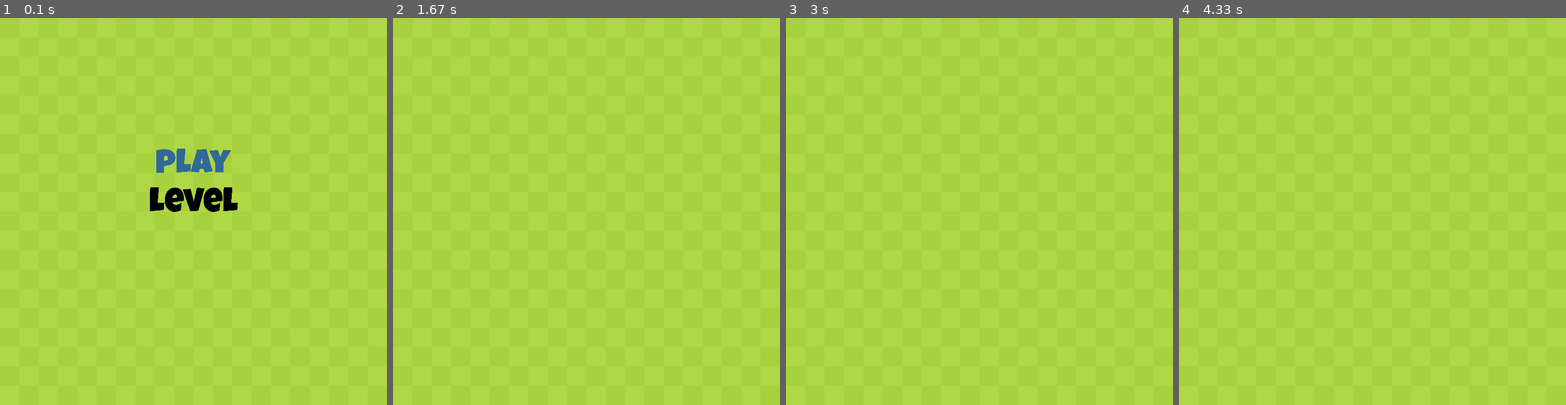
Above: before the commit, frames 1-4 (left to right).
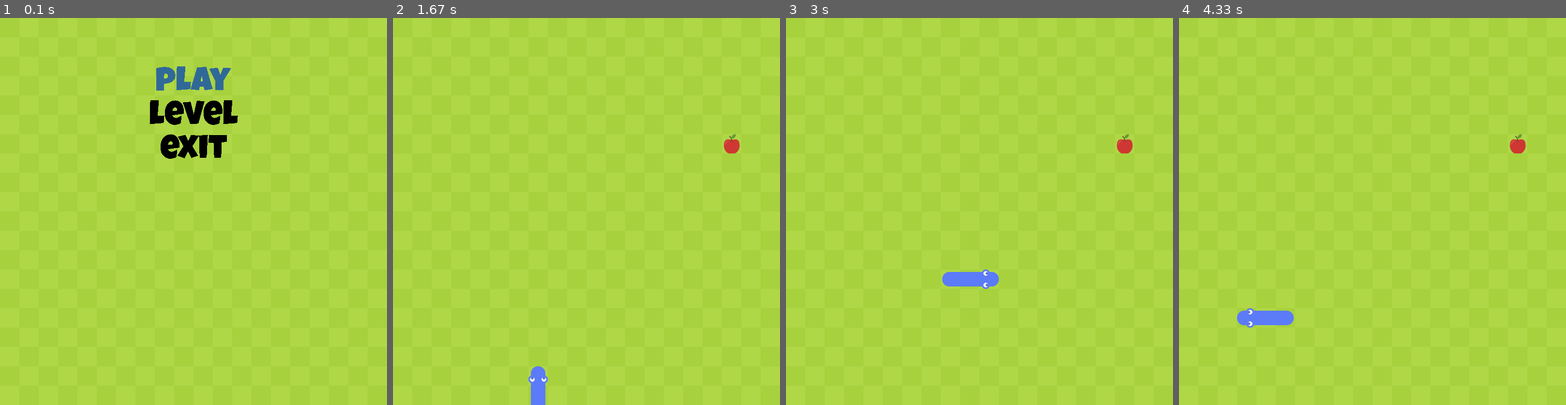
Above: after the commit, the same moments.

Repository: atioi/Snake-Game
Game: pygame game, started from app.py
Two runs of this game, one before a commit and one after it. Both use one fixed random seed, a clock stepped at 60 frames per second and the inputs below.
Inputs:
- Up to frame 1 (0.1 s): no input
- Up to frame 2 (1.67 s): tap Enter at 0.33 s; hold Esc 0.67-1.13 s; hold Up 0.67-1.13 s; hold Esc 1.17-1.63 s; hold Up 1.17-1.63 s
- Up to frame 3 (3 s): tap Enter at 1.67 s; hold Right 2.5-2.97 s
- Up to frame 4 (4.33 s): hold Left 3-3.53 s; hold Down 3.57-3.87 s; hold Left 3.9-4.3 s

The runs differ from the first frame. In frame 1, 4.0% of the frame differs, in the area x 38-62%, y 12-51%; in frame 2, 0.5%; in frame 3, 0.7%; in frame 4, 0.7%.

Commit message:
Almost ready.

Diff:
--- a/app.py
+++ b/app.py
@@ -3,8 +3,8 @@
 import pygame
 import pygame.transform
 
+from game import Game
 from menu import Menu
-from snake import Snake
 
 colors = {
     'board_color_1': (175, 215, 70),
@@ -13,32 +13,24 @@
     'menu_color': (0, 0, 0)
 }
 
+fonts = {
+    'menu': './fonts/LuckiestGuy-Regular.ttf'
+}
 
 class App:
     def __init__(self):
+        # App dimensions
         self.__cell_number = 20
         self.__cell_size = 40
-        self.snake = Snake(self.__cell_size)
-        self.level = 'easy'
+
+        # App state
         self.__state = 'menu'
-        self.__menu = self.create_menu()
-        self.__submenu = self.create_submenu()
+        self.game = Game(self.__cell_size, self.__cell_number)
 
-    def draw_background(self, surface):
-        surface.fill(colors['board_color_1'])
-        for row in range(self.__cell_number):
-            if row % 2 == 0:
-                for col in range(self.__cell_number):
-                    if col % 2 == 0:
-                        grass_rect = pygame.Rect(col * self.__cell_size, row * self.__cell_size, self.__cell_size,
-                                                 self.__cell_size)
-                        pygame.draw.rect(surface, colors['board_color_2'], grass_rect)
-            else:
-                for col in range(self.__cell_number):
-                    if col % 2 != 0:
-                        grass_rect = pygame.Rect(col * self.__cell_size, row * self.__cell_size, self.__cell_size,
-                                                 self.__cell_size)
-                        pygame.draw.rect(surface, colors['board_color_2'], grass_rect)
+        #  Menu and submenus
+        self.__menu = self.menu()
+        self.__submenu = self.submenu()
+        self.__pausemenu = self.pausemenu()
 
     def set_state(self, state: str):
         """
@@ -49,51 +41,70 @@
         self.__state = state
 
     def set_level(self, level):
-        self.level = 'easy'
+        """
+        This function sets game level
+        :param level: game level (easy/medium/hard)
+        :return: None
+        """
+        self.game.set_level(level)
 
-    def create_menu(self):
+    def menu(self):
         """
-        This function creates menu using menu module.
-        :return: menu.Menu()
+        This function creates a main menu.
+        :return: Menu()
         """
-        menu = Menu()
+        return Menu().build([
+            ('play', lambda: self.play()),
+            ('level', lambda: self.set_state('level')),
+            ('exit', lambda: self.set_state('exit'))
+        ],
+            x=self.__cell_size * self.__cell_number / 2,
+            y_start=100,
+            y_step=70,
+            color=colors['menu_color'],
+            font_size=70,
+            font=fonts['menu'])
 
-        FONT = './fonts/LuckiestGuy-Regular.ttf'
-        FONT_SIZE = 70
-        COLOR = (0, 0, 0)
+    def submenu(self):
+        """
+        This function creates a submenu - the user interface to choose game level.
+        :return: Menu()
+        """
+        return Menu().build([
+            ('easy', lambda: self.game.set_level('easy')),
+            ('medium', lambda: self.game.set_level('medium')),
+            ('hard', lambda: self.game.set_level('hard'))
+        ],
+            x=self.__cell_size * self.__cell_number / 2,
+            y_start=100,
+            y_step=70,
+            color=colors['menu_color'],
+            font_size=70,
+            font=fonts['menu'])
 
-        menu.create_button('play', lambda: self.set_state('game'), COLOR, FONT_SIZE, FONT,
-                           (self.__cell_size * self.__cell_number / 2, 70 + 5 * self.__cell_size))
+    def pausemenu(self):
+        """
+        This function creates a pause menu - the menu when user clicks ESCAPE button.
+        :return: Menu()
+        """
+        return Menu().build([
+            ('resume', lambda: self.set_state('game')),
+            ('menu', lambda: self.set_state('menu')),
+            ('exit', lambda: self.set_state('exit'))
+        ],
+            x=self.__cell_size * self.__cell_number / 2,
+            y_start=100,
+            y_step=70,
+            color=colors['menu_color'],
+            font_size=70,
+            font=fonts['menu'])
 
-        menu.create_button('level', lambda: self.set_state('level'), COLOR, FONT_SIZE, FONT,
-                           (self.__cell_size * self.__cell_number / 2, 70 + 7 * self.__cell_size))
+    def play(self):
+        self.game.reset()
+        self.set_state('game')
 
-        return menu
-
-    def create_submenu(self):
-        """
-        This function creates menu using menu module.
-        :return: menu.Menu()
-        """
-        menu = Menu()
-
-        FONT = './fonts/LuckiestGuy-Regular.ttf'
-        FONT_SIZE = 70
-        COLOR = (0, 0, 0)
-
-        menu.create_button('easy', lambda: self.set_level('easy'), COLOR, FONT_SIZE, FONT,
-                           (self.__cell_size * self.__cell_number / 2, 70 + 4 * self.__cell_size))
-
-        menu.create_button('medium', lambda: self.set_level('medium'), COLOR, FONT_SIZE, FONT,
-                           (self.__cell_size * self.__cell_number / 2, 70 + 6 * self.__cell_size))
-
-        menu.create_button('hard', lambda: self.set_level('hard'), COLOR, FONT_SIZE, FONT,
-                           (self.__cell_size * self.__cell_number / 2, 70 + 8 * self.__cell_size))
-
-        return menu
-
-    def game(self, surface):
-        self.snake.draw_snake(surface)
+    def lose(self):
+        pass
 
     def window(self):
         """
@@ -111,47 +122,46 @@
 
         while True:
 
-            self.draw_background(screen)
+            self.game.draw_background(screen)
 
             for event in pygame.event.get():
                 if event.type == pygame.QUIT:
                     pygame.quit()
                     sys.exit()
+                elif self.__state == 'exit':
+                    pygame.quit()
+                    sys.exit()
 
                 if event.type == SCREEN_UPDATE:
-                    self.snake.move_snake()
+                    if self.__state == 'game':
+                        self.game.update()
 
                 if event.type == pygame.KEYDOWN:
-                    if event.key == pygame.K_RETURN:
-                        if self.__state == 'menu':
-                            self.__menu.click()
-                    elif event.key == pygame.K_DOWN:
-                        if self.__state == 'menu':
-                            self.__menu.down()
+                    if event.key == pygame.K_ESCAPE:
+                        if self.__state == 'game':
+                            self.set_state('pause')
                         elif self.__state == 'level':
-                            self.__submenu.down()
-                        elif self.__state == 'game':
-                            self.snake.down()
-                    elif event.key == pygame.K_UP:
-                        if self.__state == 'menu':
-                            self.__menu.up()
+                            self.set_state('menu')
+                        elif self.__state == 'pause':
+                            self.set_state('game')
+                    else:
+                        if self.__state == 'game':
+                            self.game.key_event(event.key)
+                        elif self.__state == 'menu':
+                            self.__menu.key_event(event.key)
                         elif self.__state == 'level':
-                            self.__submenu.up()
-                        elif self.__state == 'game':
-                            self.snake.up()
-                    elif event.key == pygame.K_RIGHT:
-                        if self.__state == 'game':
-                            self.snake.right()
-                    elif event.key == pygame.K_LEFT:
-                        if self.__state == 'game':
-                            self.snake.left()
+                            self.__submenu.key_event(event.key)
+                        elif self.__state == 'pause':
+                            self.__pausemenu.key_event(event.key)
 
             if self.__state == 'menu':
                 self.__menu.display(screen)
             elif self.__state == 'game':
-                self.game(screen)
+                self.game.draw(screen)
             elif self.__state == 'level':
                 self.__submenu.display(screen)
+            elif self.__state == 'pause':
+                self.__pausemenu.display(screen)
 
             pygame.display.update()
             clock.tick(60)
--- a/fruit.py
+++ b/fruit.py
@@ -13,7 +13,7 @@
         self.pos = Vector2(self.x, self.y)
         self.cell_size = cell_size
         self.cell_number = cell_number
-        self.icon = pygame.image.load(image_paths['fruit']).convert_alpha()
+        self.icon = pygame.image.load(image_paths['fruit'])
 
     def draw_fruit(self, surface):
         self.icon = pygame.transform.smoothscale(self.icon, (self.cell_size, self.cell_size))
--- /dev/null
+++ b/game.py
@@ -0,0 +1,109 @@
+import pygame
+
+from fruit import Fruit
+from snake import Snake
+
+colors = {
+    'board_color_1': (175, 215, 70),
+    'board_color_2': (167, 209, 61),
+    'snake_color': (48, 105, 152),
+    'menu_color': (0, 0, 0)
+}
+
+
+class Game:
+    def __init__(self, cell_size, cell_number, level='easy'):
+        self.__level = level
+        self.__cell_size = cell_size
+        self.__cell_number = cell_number
+        self.__snake = Snake(self.__cell_size)
+        self.__fruit = Fruit(self.__cell_size, self.__cell_number)
+        self.points = 0
+
+    def draw(self, surface):
+        self.__fruit.draw_fruit(surface)
+        self.__snake.draw_snake(surface)
+
+    def draw_background(self, surface):
+        surface.fill(colors['board_color_1'])
+        for row in range(self.__cell_number):
+            if row % 2 == 0:
+                for col in range(self.__cell_number):
+                    if col % 2 == 0:
+                        grass_rect = pygame.Rect(col * self.__cell_size, row * self.__cell_size, self.__cell_size,
+                                                 self.__cell_size)
+                        pygame.draw.rect(surface, colors['board_color_2'], grass_rect)
+            else:
+                for col in range(self.__cell_number):
+                    if col % 2 != 0:
+                        grass_rect = pygame.Rect(col * self.__cell_size, row * self.__cell_size, self.__cell_size,
+                                                 self.__cell_size)
+                        pygame.draw.rect(surface, colors['board_color_2'], grass_rect)
+
+    def set_level(self, level):
+        self.__level = level
+
+    def up(self):
+        self.__snake.up()
+
+    def down(self):
+        self.__snake.down()
+
+    def right(self):
+        self.__snake.right()
+
+    def left(self):
+        self.__snake.left()
+
+    def easy(self):
+        if self.__snake.body[0].x < 0:
+            self.__snake.body[0].x = self.__cell_number
+        elif self.__snake.body[0].x > self.__cell_number:
+            self.__snake.body[0].x = 0
+        elif self.__snake.body[0].y < 0:
+            self.__snake.body[0].y = self.__cell_number
+        elif self.__snake.body[0].y > self.__cell_number:
+            self.__snake.body[0].y = 0
+
+    def medium(self):
+        if self.__snake.body[0].x < 0:
+            print('FAULT')
+        elif self.__snake.body[0].x > self.__cell_number:
+            print('FAULT')
+        elif self.__snake.body[0].y < 0:
+            print('FAULT')
+        elif self.__snake.body[0].y > self.__cell_number:
+            print('FAULT')
+
+    def hard(self):
+        pass
+
+    def update(self):
+        self.__snake.move_snake()
+        self.check_fruit_col()
+
+        if self.__level == 'easy':
+            self.easy()
+        elif self.__level == 'medium':
+            self.medium()
+        elif self.__level == 'hard':
+            self.hard()
+
+    def reset(self):
+        self.__snake.reset()
+        self.points = 0
+
+    def check_fruit_col(self):
+        if self.__snake.body[0] == self.__fruit.pos:
+            self.__fruit.randomize()
+            self.__snake.new_block = True
+
+    def key_event(self, key):
+        if key == pygame.K_UP:
+            self.up()
+        elif key == pygame.K_DOWN:
+            self.down()
+        elif key == pygame.K_LEFT:
+            self.left()
+        elif key == pygame.K_RIGHT:
+            self.right()
--- a/menu.py
+++ b/menu.py
@@ -7,27 +7,10 @@
         self.__pointer = 0
 
     def create_button(self, name, function, color=(0, 0, 0), size=25, font=None, position=(0, 0)):
-        """
-        This function "creates" menu's button using Text class from pygamex.
-        :param position:
-        :param font:
-        :param size:
-        :param color:
-        :param name: button name eg. 'start'
-        :param function: Function that will be execute when button is clicked.
-        :return:
-        """
-
         button_surface = Text(name, color, size, font, position)
         self.__menu.append((name, button_surface, function))
 
     def display(self, surface):
-        """
-        This function displays menu on a screen.
-        :param surface: pygame.surface
-        :return: None
-        """
-
         self.on_hover()
 
         for index, opt in enumerate(self.__menu):
@@ -57,3 +40,29 @@
         """
         name, value, function = self.__menu[self.__pointer % len(self.__menu)]
         function()
+
+    def build(self, buttons, x, y_start, y_step, color, font_size, font):
+        """
+        This function build automatically menu from given:
+        :param buttons: array[(str, function),..] - array of tuples that contains button's text and button's function
+        :param x: menu x position
+        :param y_start: menu y start position
+        :param y_step: Space between buttons
+        :param color: menu's buttons' color
+        :param font_size: menu's buttons' font size
+        :param font: menu's buttons' font
+        :return: Menu()
+        """
+        for index, value in enumerate(buttons):
+            text, function = value
+            self.create_button(text, function, color, font_size, font,
+                               (x, y_start + index * y_step))
+        return self
+
+    def key_event(self, key):
+        if key == pygame.K_UP:
+            self.up()
+        elif key == pygame.K_DOWN:
+            self.down()
+        elif key == pygame.K_RETURN:
+            self.click()
--- a/snake.py
+++ b/snake.py
@@ -106,3 +106,7 @@
 
     def left(self):
         self.direction = Vector2(-1, 0)
+
+    def reset(self):
+        self.body = [Vector2(5, 1), Vector2(5, 2), Vector2(5, 3)]
+        self.direction = Vector2(1, 0)
